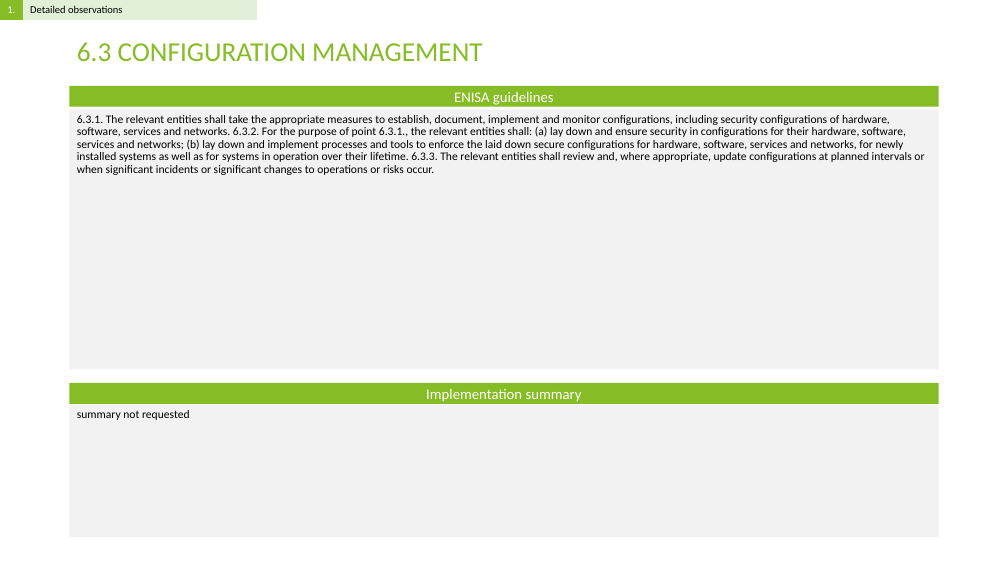
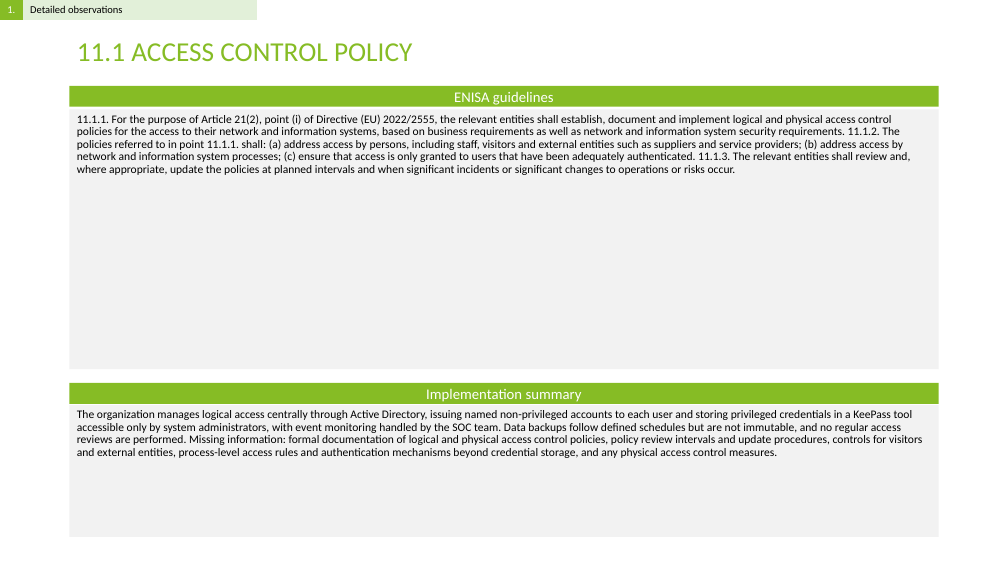
Before and after one commit to Rokas01/tprm, a slide deck: slide 2 of filename.pptx (slide 38 before the commit). Drawn at 1008x567 pixels with LibreOffice and Linux fonts; fonts in the diff are those of the drawing. Boxes give left, top, right and bottom in pixels: in the first picture for what was removed or moved away, otherwise in the second. Text is boxed around its words. In the diff, an @@ line names an element or a change of style, - is before the commit and + after.

```diff
--- a/filename.pptx
+++ b/filename.pptx
@@ title at box(77, 43, 412, 61): text changed @@
-6.3 CONFIGURATION MANAGEMENT
+11.1 ACCESS CONTROL POLICY
@@ text at box(77, 114, 911, 175): text changed @@
-6.3.1. The relevant entities shall take the appropriate measures to establish, document, implement and monitor configurations, including security configurations of hardware, software, services and networks. 6.3.2. For the purpose of point 6.3.1., the relevant entities shall: (a) lay down and ensure security in configurations for their hardware, software, services and networks; (b) lay down and implement processes and tools to enforce the laid down secure configurations for hardware, software, services and networks, for newly installed systems as well as for systems in operation over their lifetime. 6.3.3. The relevant entities shall review and, where appropriate, update configurations at planned intervals or when significant incidents or significant changes to operations or risks occur.
+11.1.1. For the purpose of Article 21(2), point (i) of Directive (EU) 2022/2555, the relevant entities shall establish, document and implement logical and physical access control policies for the access to their network and information systems, based on business requirements as well as network and information system security requirements. 11.1.2. The policies referred to in point 11.1.1. shall: (a) address access by persons, including staff, visitors and external entities such as suppliers and service providers; (b) address access by network and information system processes; (c) ensure that access is only granted to users that have been adequately authenticated. 11.1.3. The relevant entities shall review and, where appropriate, update the policies at planned intervals and when significant incidents or significant changes to operations or risks occur.
@@ text at box(77, 410, 922, 458): text changed @@
-summary not requested
+The organization manages logical access centrally through Active Directory, issuing named non-privileged accounts to each user and storing privileged credentials in a KeePass tool accessible only by system administrators, with event monitoring handled by the SOC team. Data backups follow defined schedules but are not immutable, and no regular access reviews are performed. Missing information: formal documentation of logical and physical access control policies, policy review intervals and update procedures, controls for visitors and external entities, process-level access rules and authentication mechanisms beyond credential storage, and any physical access control measures.
```
Also in this commit, not shown: 10 other slides changed, 3 slides added, 89 slides removed, 3 other files.
